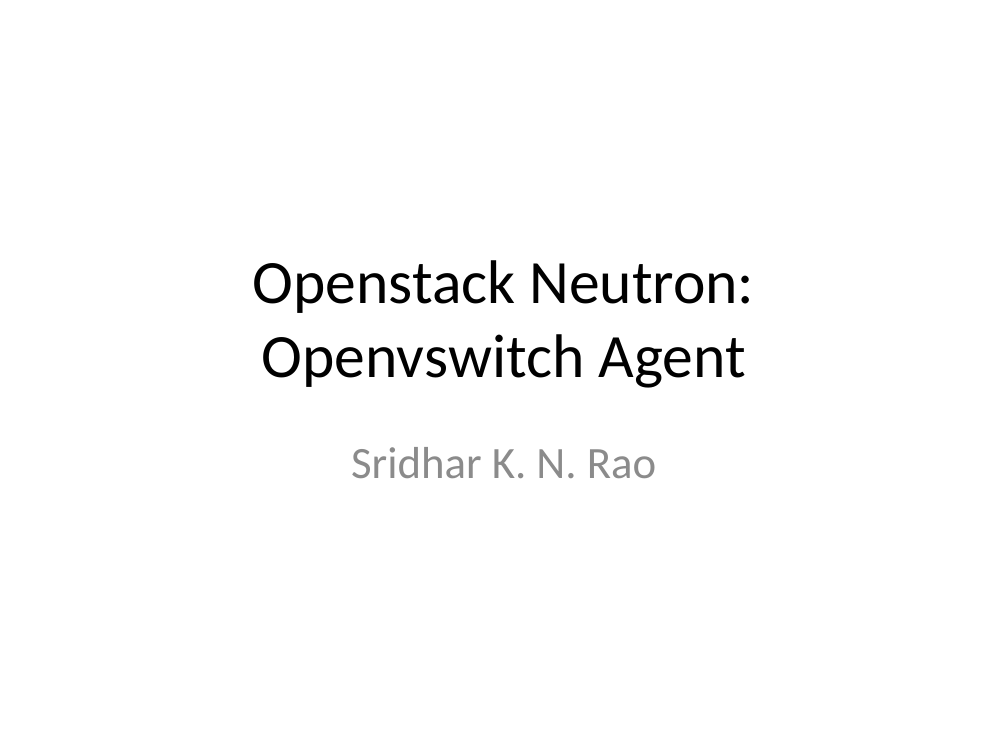
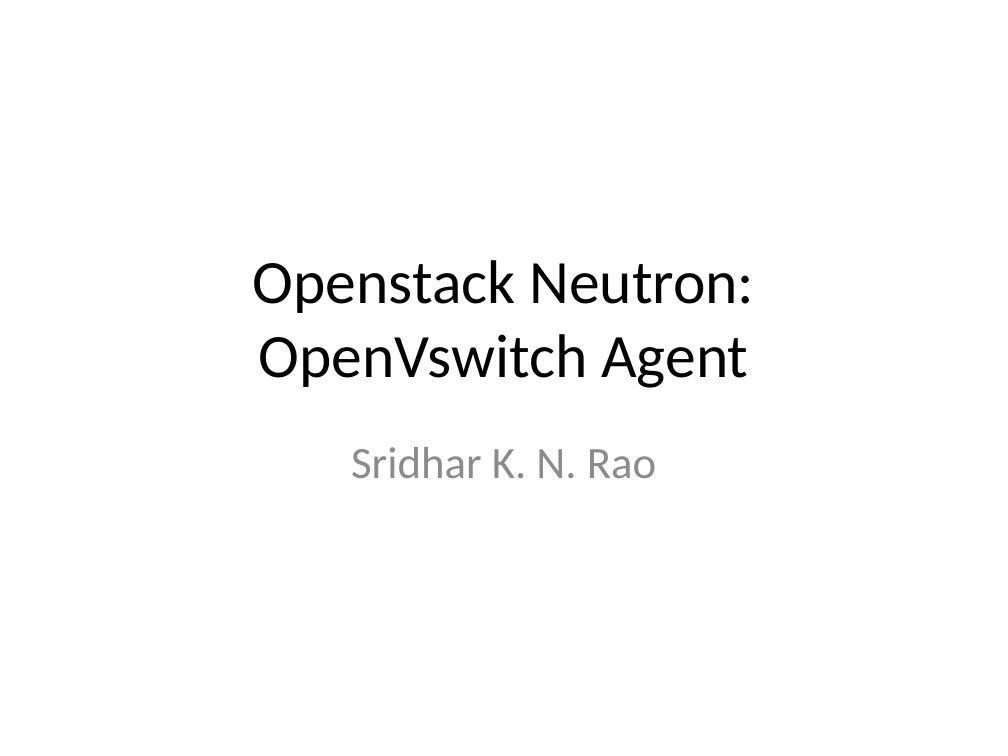
Before and after one commit to sknrao/openstack-neutron-revengg, a slide deck: slide 1 of OS-Neutron-OVS-Agent.pptx. Drawn at 1008x756 pixels with LibreOffice and Linux fonts; fonts in the diff are those of the drawing. Boxes give left, top, right and bottom in pixels: in the first picture for what was removed or moved away, otherwise in the second. Text is boxed around its words. In the diff, an @@ line names an element or a change of style, - is before the commit and + after.

```diff
--- a/OS-Neutron-OVS-Agent.pptx
+++ b/OS-Neutron-OVS-Agent.pptx
@@ title at (x1=253, y1=260, x2=754, y2=388): text changed @@
-Openstack Neutron: Openvswitch Agent
+Openstack Neutron: OpenVswitch Agent
```
Also in this commit, not shown: 2 other files.
